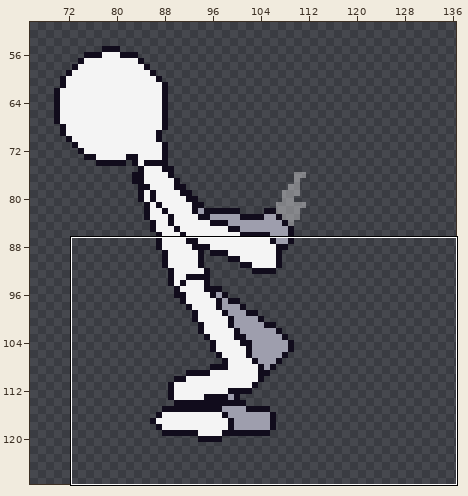
One commit to this pixel-art file: art/stickman/death_back.aseprite. Above, an overview of the earlier version with the close-up marked.
Close-up. First the earlier version:
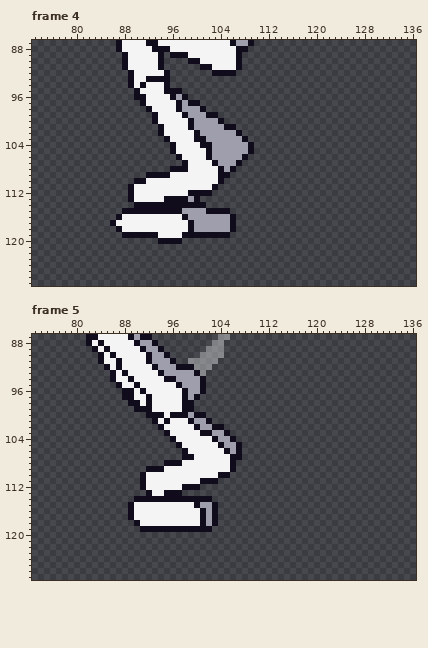
192x128 pixels, 13 frames. Shown: frame 4: x 73..136, y 87..127; frame 5: x 73..136, y 87..127. The wide view leaves out empty margins. The commit also changed other frames or places, which this record leaves out.
The same view after the edit:
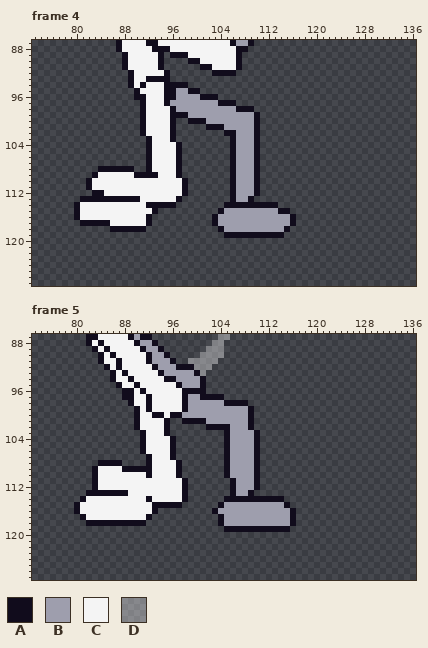
Palette (. is transparent): A #110c1c  B #9e9ead  C #f4f4f4  D #ffffff59
What changed:
Changed rows in their new state; - is an unchanged pixel.
Frame 4:
first column x 80:
 94 ----------------AAA------------------
 95 -----------------BBAA----------------
 96 ---------------A--BBBAAA-------------
 97 ---------------ABB-BBBBBAAA----------
 98 -----------AC---AB---BBBBBBAAA-------
 99 -----------ACC--AA----BBBBBBBBA------
100 -----------ACC--A..-AA--BBBBBBA------
101 -----------ACCC-A.....AAABBBBBA------
102 -----------ACCC-A........AABBBA------
103 ------------ACCCA.........A-BBA------
104 ------------ACCCCA........A--BA------
105 ------------ACCCCA........A--BA------
106 ------------ACCCC-........A-BBA------
107 ------------ACCCCA........ABBBA------
108 ----AAAAAA--ACCCC-........-BBBA------
109 ---ACCCCCCAA--CC-A........ABBBA------
110 --ACCCCCCCCC------A......-ABBBA------
111 --ACCCCCCC--------A.....--ABBBA------
112 ---AACCCCC--------A....---ABBBA------
113 -AAAAAAAA-A----CC-...-----ABBA-------
114 ACCCCCCCCCCC-----.....---AAAAAAAAA---
115 ACCCCCCCCCCCC-..........-BBBBBBBBBAA-
116 ACCCCCCC----A..........A--BBBBBBBBBBA
117 -AAAAAC-----A..........A--BBBBBBBBBBA
118 ------A-AAAA............A-BBBBBBBBBA-
119 --------.................-AAAAAAAAA--
120 --------------....-------------------
Frame 5:
first column x 80:
 96 -------------------AA----------------
 97 --------------------BAAAA------------
 98 ----------C--------BBBBBBAAAA--------
 99 -----------C-------BBBBBBBBBBA-------
100 ----------ACC-----B-BBBBBBBBBA-------
101 ----------ACCC--..A-AABBBBBBBA-------
102 ----------ACCCCA......A--ABBBA-------
103 -----------ACCC-.........-BBBBA------
104 -----------ACCCC-........ABBBBA------
105 -----------ACCCCA........A-BBBA------
106 -----------ACCCCA-.......--BBBA------
107 ------------ACCCA-.......ABBBBA------
108 ----AAAA----ACCCC-.......ABBBBA------
109 ---ACCCCAAAA-CC--A.......ABBBBA------
110 ---ACCCCCCCCA----A.......-BBBBA------
111 ---ACCCCCCCC------A.....--ABBBA------
112 ---ACCCCCCCC-------..-----ABBBA------
113 --AAAAAAACCCC--CCCA-------ABBA-------
114 -ACCCCCCCCCC-CCCCC-....--AAAAAAAAAA--
115 ACCCCCCCCC---AAAAA......ABBBBBBBBBBA-
116 ACCCCCCCCC---A.........-BBBBBBBBBBBBA
117 -ACCCCCCCC--A...........ABBBBBBBBBBBA
118 --AAAAAAAA-A............ABBBBBBBBBBBA
119 -----------............--AAAAAAAAAAA-
Pixel boxes of the changes (left, top, right, bottom) in both close-ups:
changed: (74, 82, 296, 244)
changed: (74, 388, 296, 532)
